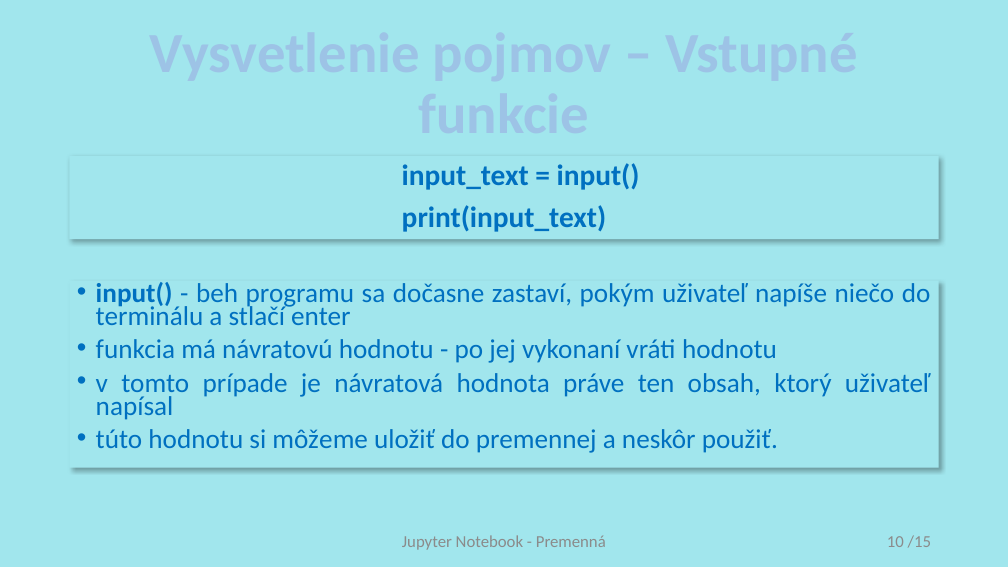
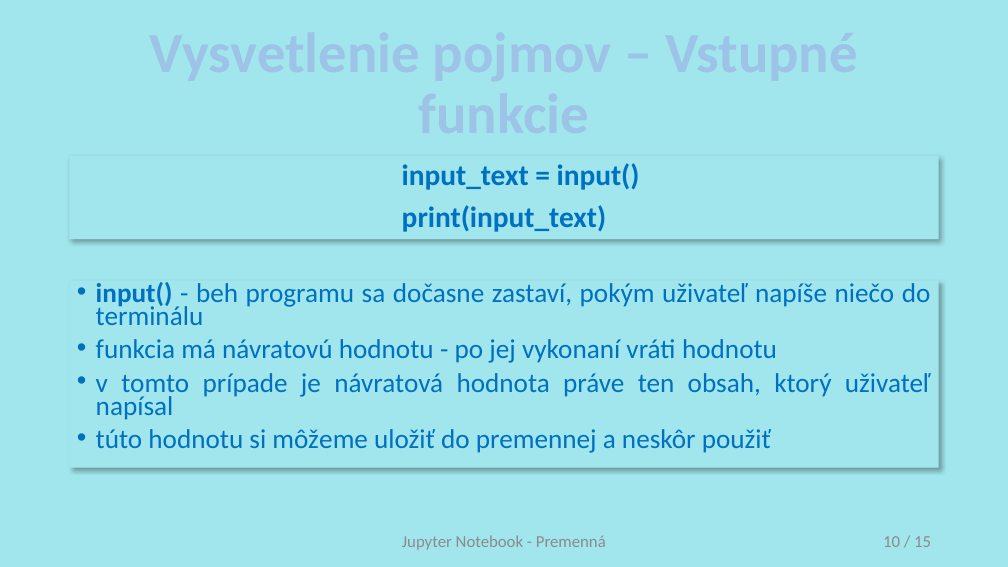
Before and after one commit to xcerni13/diplomova-praca, a slide deck: slide 10 of Prezentacie/2. Premenna.pptx. Drawn at 1008x567 pixels with LibreOffice and Linux fonts; fonts in the diff are those of the drawing. Boxes give left, top, right and bottom in pixels: in the first picture for what was removed or moved away, otherwise in the second. Text is boxed around its words. In the diff, an @@ line names an element or a change of style, - is before the commit and + after.

```diff
--- a/Prezentacie/2. Premenna.pptx
+++ b/Prezentacie/2. Premenna.pptx
@@ text at [96,282,931,325]: text changed @@
-• input() - beh programu sa dočasne zastaví, pokým uživateľ napíše niečo do terminálu a stlačí enter
+• input() - beh programu sa dočasne zastaví, pokým uživateľ napíše niečo do terminálu
@@ text at [96,429,771,453]: text changed @@
-• túto hodnotu si môžeme uložiť do premennej a neskôr použiť.
+• túto hodnotu si môžeme uložiť do premennej a neskôr použiť
@@ page number at [883,536,931,547]: spaces changed @@
-10 /15
+10 / 15
```
Also in this commit, not shown: 2 other slides changed, 9 other files.
